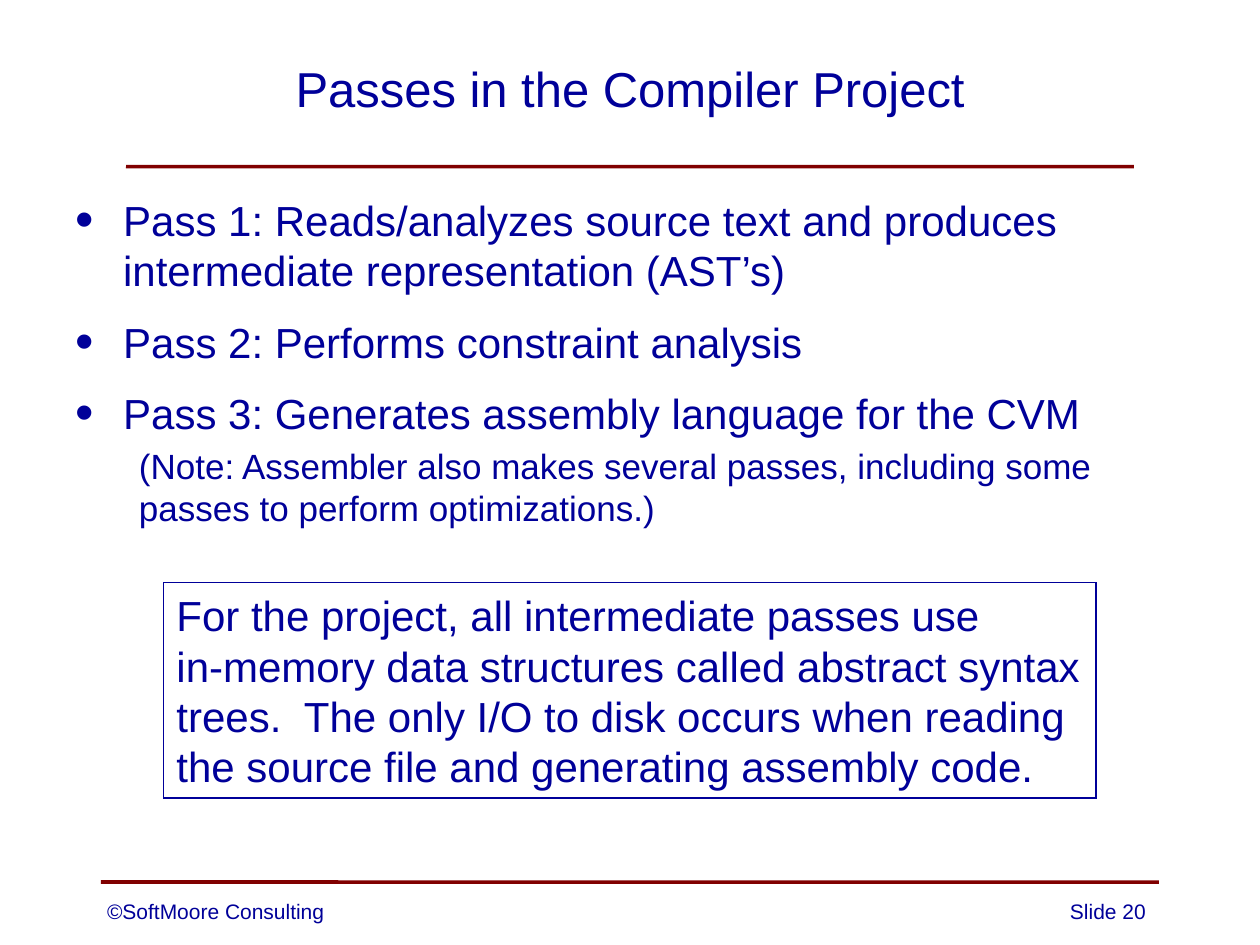
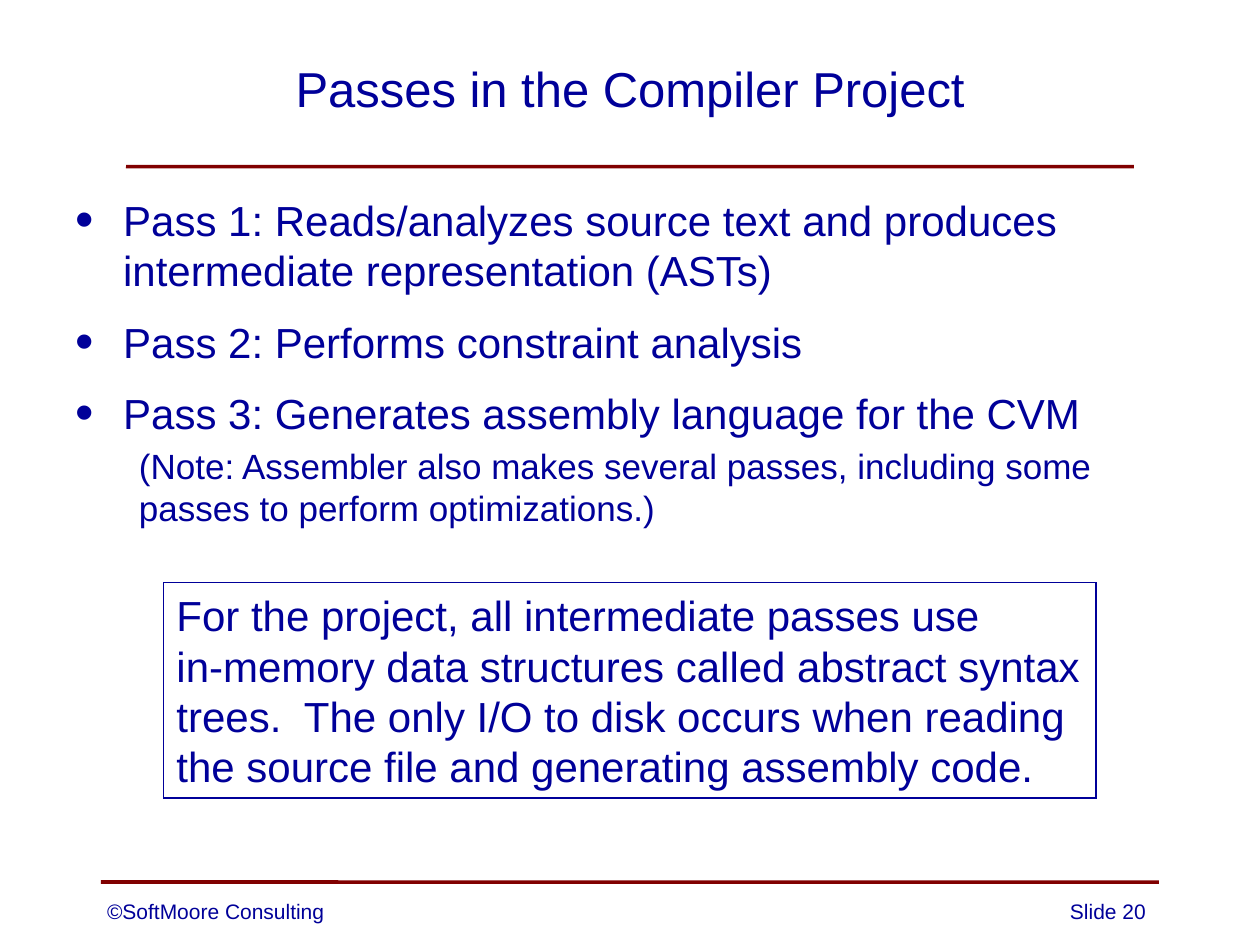
Before and after one commit to SoftMoore/CPRL-Kt-2nd, a slide deck: slide 20 of PowerPoints/02 - Structure of Compilers.pptx. Drawn at 1260x945 pixels with LibreOffice and Linux fonts; fonts in the diff are those of the drawing. Boxes give left, top, right and bottom in pixels: in the first picture for what was removed or moved away, otherwise in the second. Text is boxed around its words. In the diff, an @@ line names an element or a change of style, - is before the commit and + after.

```diff
--- a/PowerPoints/02 - Structure of Compilers.pptx
+++ b/PowerPoints/02 - Structure of Compilers.pptx
@@ text at (x1=123, y1=205, x2=1057, y2=295): text changed @@
-• Pass 1: Reads/analyzes source text and produces intermediate representation (AST’s)
+• Pass 1: Reads/analyzes source text and produces intermediate representation (ASTs)
```
Also in this commit, not shown: 1 other slide changed.
